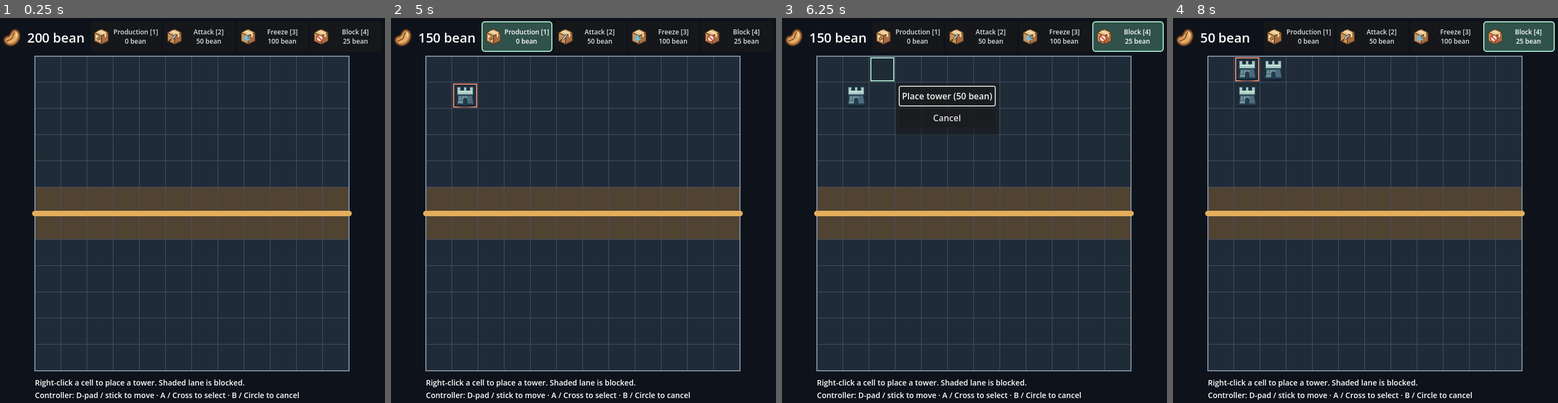
Above: before the commit, frames 1-4 (left to right).
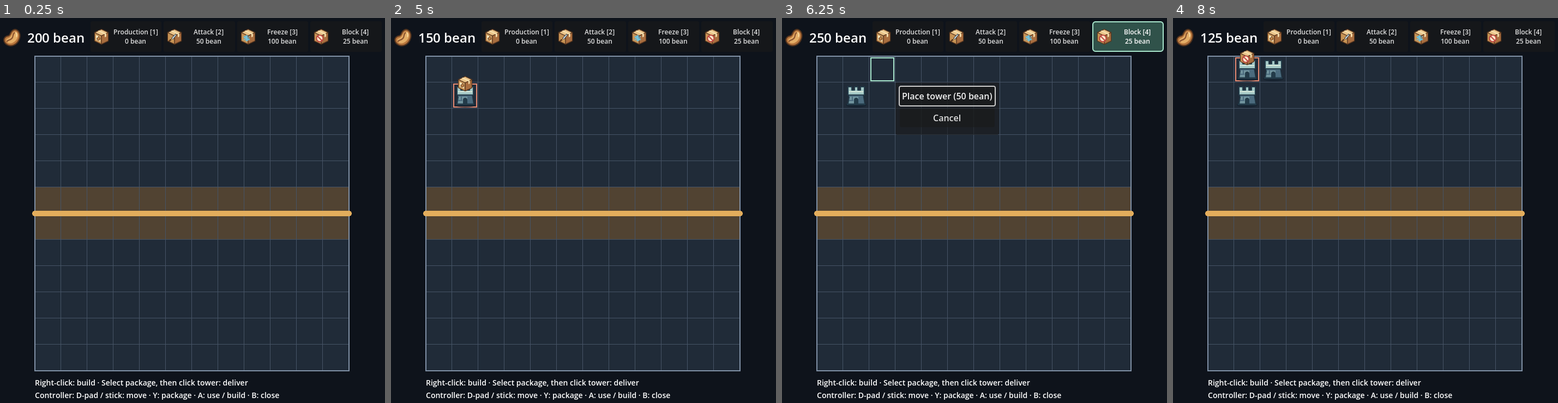
Above: after the commit, the same moments.

Repository: Charka123/GodotGame
Game: Godot game, scene res://scenes/main.tscn
Two runs of this game, one before a commit and one after it. Both use one fixed random seed, a clock stepped at 60 frames per second and the inputs below.
Inputs (mouse positions are in pixels of both pictures, inside the frame that each line leads up to):
- Up to frame 1 (0.25 s): no input
- Up to frame 2 (5 s): click "Production [1] 0 bean" at 0.5 s; click "Attack [2] 50 bean" at 1.25 s; click "Freeze [3] 100 bean" at 2 s; click "Block [4] 25 bean" at 2.75 s; tap A at 3.5, 4.25 s; move the mouse to (668, 195) at 3.52 s; hold Right (ui_right) 3.53-4.28 s; hold Enter (ui_accept) 3.53-4.28 s; click (668, 195) at 3.67 s; move the mouse to (502, 233) at 4.27 s; hold Down (ui_down) from 4.28 s (still down); tap 1 at 4.35 s; click (502, 233) at 4.42 s; tap Enter (ui_accept) at 4.52, 4.55, 4.82 s
- Up to frame 3 (6.25 s): tap A at 5, 5.75 s; move the mouse to (1013, 125) at 5.02 s; release Down (ui_down) at 5.03 s; hold Right (ui_right) 5.03-5.78 s; hold Enter (ui_accept) 5.03-5.78 s; tap 4 at 5.1 s; click (1013, 125) at 5.17 s; move the mouse to (955, 291) at 5.77 s; hold Up (ui_up) from 5.78 s (still down); tap Enter (ui_accept) at 5.85, 6.02 s; click (955, 291) at 5.92 s
- Up to frame 4 (8 s): tap Enter (ui_accept) at 6.32, 7.52, 7.55, 7.82 s; tap A at 6.5, 7.25 s; move the mouse to (1481, 272) at 6.52 s; release Up (ui_up) at 6.53 s; hold Enter (ui_accept) 6.53-7.28 s; hold Left (ui_left) from 6.53 s (still down); tap 1 at 6.6 s; click (1481, 272) at 6.67 s; move the mouse to (1246, 152) at 7.27 s; tap 4 at 7.35 s; click (1246, 152) at 7.42 s

The runs differ from the first frame. In frame 1, 0.8% of the frame differs, in the area x 18-78%, y 93-100%; in frame 2, 2.3%; in frame 3, 0.8%; in frame 4, 2.5%, in the area x 7-100%, y 0-100%.

Commit message:
Implemented package passing for production.

Diff:
--- a/scenes/main.tscn
+++ b/scenes/main.tscn
@@ -1,10 +1,14 @@
-[gd_scene load_steps=4 format=3]
+[gd_scene load_steps=5 format=3]
 
 [ext_resource type="PackedScene" path="res://scenes/grid_board.tscn" id="1_board"]
 [ext_resource type="PackedScene" path="res://scenes/bean_counter.tscn" id="2_counter"]
 [ext_resource type="PackedScene" path="res://scenes/package_selector.tscn" id="3_packages"]
+[ext_resource type="Script" path="res://scripts/package_delivery.gd" id="4_delivery"]
 
 [node name="Main" type="Node2D"]
+
+[node name="PackageDelivery" type="Node" parent="."]
+script = ExtResource("4_delivery")
 
 [node name="GridBoard" parent="." instance=ExtResource("1_board")]
 position = Vector2(72, 72)
@@ -24,5 +28,5 @@
 offset_bottom = 706.0
 mouse_filter = 2
 theme_override_font_sizes/font_size = 14
-text = "Right-click a cell to place a tower. Shaded lane is blocked.
-Controller: D-pad / stick to move · A / Cross to select · B / Circle to cancel"
+text = "Right-click: build · Select package, then click tower: deliver
+Controller: D-pad / stick: move · Y: package · A: use / build · B: close"
--- a/scenes/package_selector.tscn
+++ b/scenes/package_selector.tscn
@@ -33,7 +33,7 @@
 custom_minimum_size = Vector2(130, 56)
 layout_mode = 2
 size_flags_horizontal = 3
-tooltip_text = "Production: 0 bean. Select with 1; controller Y / Triangle cycles packages. Selection only."
+tooltip_text = "Production: 0 bean. Select, then click a tower (controller A) to deliver. Produces 100 bean when it stops."
 theme_override_font_sizes/font_size = 12
 theme_override_constants/icon_max_width = 32
 theme_override_styles/pressed = SubResource("Style_selected")
@@ -46,7 +46,7 @@
 custom_minimum_size = Vector2(130, 56)
 layout_mode = 2
 size_flags_horizontal = 3
-tooltip_text = "Attack: 50 bean. Select with 2; controller Y / Triangle cycles packages. Selection only."
+tooltip_text = "Attack: 50 bean. Select with 2; controller Y / Triangle cycles packages. Effect not implemented yet."
 theme_override_font_sizes/font_size = 12
 theme_override_constants/icon_max_width = 32
 theme_override_styles/pressed = SubResource("Style_selected")
@@ -59,7 +59,7 @@
 custom_minimum_size = Vector2(130, 56)
 layout_mode = 2
 size_flags_horizontal = 3
-tooltip_text = "Freeze: 100 bean. Select with 3; controller Y / Triangle cycles packages. Selection only."
+tooltip_text = "Freeze: 100 bean. Select with 3; controller Y / Triangle cycles packages. Effect not implemented yet."
 theme_override_font_sizes/font_size = 12
 theme_override_constants/icon_max_width = 32
 theme_override_styles/pressed = SubResource("Style_selected")
@@ -72,7 +72,7 @@
 custom_minimum_size = Vector2(130, 56)
 layout_mode = 2
 size_flags_horizontal = 3
-tooltip_text = "Block: 25 bean. Select with 4; controller Y / Triangle cycles packages. Selection only."
+tooltip_text = "Block: 25 bean. Travels right and marks its stopping tower to stop future packages."
 theme_override_font_sizes/font_size = 12
 theme_override_constants/icon_max_width = 32
 theme_override_styles/pressed = SubResource("Style_selected")
--- a/scenes/tower.tscn
+++ b/scenes/tower.tscn
@@ -1,8 +1,17 @@
-[gd_scene load_steps=2 format=3]
+[gd_scene load_steps=4 format=3]
 
 [ext_resource type="Texture2D" path="res://assets/tower.svg" id="1_texture"]
+[ext_resource type="Script" path="res://scripts/tower.gd" id="2_script"]
+[ext_resource type="Texture2D" path="res://assets/block_package.svg" id="3_block"]
 
 [node name="Tower" type="Node2D"]
+script = ExtResource("2_script")
 
 [node name="Sprite2D" type="Sprite2D" parent="."]
 texture = ExtResource("1_texture")
+
+[node name="BlockMarker" type="Sprite2D" parent="."]
+visible = false
+position = Vector2(14, -14)
+scale = Vector2(0.5, 0.5)
+texture = ExtResource("3_block")
--- /dev/null
+++ b/scripts/package_delivery.gd
@@ -0,0 +1,59 @@
+extends Node
+## All supported packages travel first and resolve once, at their stopping tower.
+
+signal package_resolved(package: StringName, cell: Vector2i)
+
+const PACKAGES := {
+	&"production": {"cost": 0, "icon": preload("res://assets/production_package.svg")},
+	&"block": {"cost": 25, "icon": preload("res://assets/block_package.svg")},
+}
+const PASS_SECONDS := 0.25
+
+var delivering := false
+
+@onready var board = $"../GridBoard/TowerPlacement"
+@onready var selector = $"../HUD/PackageSelector"
+
+
+func _ready() -> void:
+	board.tower_selected.connect(_on_tower_selected)
+
+
+func _on_tower_selected(cell: Vector2i) -> void:
+	deliver_package(selector.selected_package, cell)
+
+
+func deliver_package(package: StringName, cell: Vector2i) -> void:
+	if delivering or not PACKAGES.has(package) or not board.occupied_cells.has(cell):
+		return
+	if not Economy.spend_beans(PACKAGES[package].cost):
+		return
+	delivering = true
+	selector.clear_selection()
+	var parcel := Sprite2D.new()
+	parcel.texture = PACKAGES[package].icon
+	parcel.scale = Vector2(0.65, 0.65)
+	parcel.z_index = 5
+	board.add_child(parcel)
+	parcel.position = board.occupied_cells[cell].position + Vector2(0, -22)
+	# Leave a moment to see the package even when the starting tower is the endpoint.
+	await get_tree().create_timer(PASS_SECONDS).timeout
+	while not board.occupied_cells[cell].blocks_packages:
+		var next_cell := cell + Vector2i.RIGHT
+		if not board.occupied_cells.has(next_cell):
+			break
+		var destination: Vector2 = board.occupied_cells[next_cell].position + Vector2(0, -22)
+		var tween := create_tween()
+		tween.tween_property(parcel, "position", destination, PASS_SECONDS)
+		await tween.finished
+		cell = next_cell
+	var tower = board.occupied_cells[cell]
+	match package:
+		&"production":
+			Economy.add_beans(100)
+			tower.show_production()
+		&"block":
+			tower.apply_block()
+	parcel.queue_free()
+	delivering = false
+	package_resolved.emit(package, cell)
--- a/scripts/package_selector.gd
+++ b/scripts/package_selector.gd
@@ -1,7 +1,13 @@
 extends HBoxContainer
-## Selection only. Package application and effects will be added later.
+## Choose one package for delivery to a tower.
 
 var selected_package: StringName = &""
+
+
+func clear_selection() -> void:
+	selected_package = &""
+	for button in package_buttons:
+		button.set_pressed_no_signal(false)
 
 @onready var package_buttons: Array[Button] = [$Production, $Attack, $Freeze, $Block]
 
--- /dev/null
+++ b/scripts/tower.gd
@@ -0,0 +1,21 @@
+extends Node2D
+
+var blocks_packages := false
+
+
+func apply_block() -> void:
+	blocks_packages = true
+	$BlockMarker.show()
+
+
+func show_production() -> void:
+	var label := Label.new()
+	label.text = "+100 bean"
+	label.position = Vector2(-36, -38)
+	label.add_theme_font_size_override("font_size", 14)
+	label.modulate = Color("a8e6cd")
+	add_child(label)
+	var tween := create_tween().set_parallel(true)
+	tween.tween_property(label, "position:y", -62.0, 0.9)
+	tween.tween_property(label, "modulate:a", 0.0, 0.9)
+	tween.chain().tween_callback(label.queue_free)
--- a/scripts/tower_placement.gd
+++ b/scripts/tower_placement.gd
@@ -1,5 +1,7 @@
 extends Node2D
-## Mouse and controller placement only; placed towers have no behavior.
+## Board navigation, tower placement, and targeting existing towers.
+
+signal tower_selected(cell: Vector2i)
 
 const BoardLayout = preload("res://scripts/grid_board.gd")
 const TOWER_SCENE = preload("res://scenes/tower.tscn")
@@ -89,6 +91,12 @@
 		if direction_value == 0:
 			return
 	if event is InputEventMouseButton:
+		if event.button_index == MOUSE_BUTTON_LEFT and event.pressed:
+			var local_position: Vector2 = get_global_transform_with_canvas().affine_inverse() * event.position
+			var cell := Vector2i((local_position / BoardLayout.CELL_SIZE).floor())
+			if occupied_cells.has(cell):
+				tower_selected.emit(cell)
+				get_viewport().set_input_as_handled()
 		if event.button_index == MOUSE_BUTTON_RIGHT and event.pressed:
 			var local_position: Vector2 = get_global_transform_with_canvas().affine_inverse() * event.position
 			var cell := Vector2i((local_position / BoardLayout.CELL_SIZE).floor())
@@ -111,7 +119,10 @@
 		direction = Vector2i.DOWN
 	elif event.is_action_pressed("ui_accept"):
 		cursor_visible = true
-		_open_menu(selected_cell)
+		if occupied_cells.has(selected_cell):
+			tower_selected.emit(selected_cell)
+		else:
+			_open_menu(selected_cell)
 		queue_redraw()
 		get_viewport().set_input_as_handled()
 		return
--- /dev/null
+++ b/tests/package_delivery_test.gd
@@ -0,0 +1,64 @@
+extends SceneTree
+## Run with Godot --headless --path . --script res://tests/package_delivery_test.gd
+
+var endpoints: Array[Vector2i] = []
+
+
+func _initialize() -> void:
+	call_deferred("_run")
+
+
+func _run() -> void:
+	var main = load("res://scenes/main.tscn").instantiate()
+	root.add_child(main)
+	await process_frame
+	var board = main.get_node("GridBoard/TowerPlacement")
+	var delivery = main.get_node("PackageDelivery")
+	var selector = main.get_node("HUD/PackageSelector")
+	var economy = root.get_node("Economy")
+	delivery.package_resolved.connect(func(_package, cell): endpoints.append(cell))
+	# A gap after column 2 must stop passing, even with a tower at column 4.
+	for column in [0, 1, 2, 4]:
+		board.menu_cell = Vector2i(column, 0)
+		board._place_tower()
+	assert(economy.beans == 0)
+	selector.get_node("Production").button_pressed = true
+	board.selected_cell = Vector2i.ZERO
+	var accept := InputEventJoypadButton.new()
+	accept.button_index = JOY_BUTTON_A
+	accept.pressed = true
+	board._unhandled_input(accept)
+	assert(delivery.delivering)
+	assert(selector.selected_package == &"")
+	await create_timer(0.4).timeout
+	assert(economy.beans == 0, "No payout while passing")
+	delivery.deliver_package(&"production", Vector2i.ZERO)
+	await delivery.package_resolved
+	assert(economy.beans == 100, "Exactly one payout; duplicate requests during transit ignored")
+	assert(endpoints.back() == Vector2i(2, 0))
+	await delivery.deliver_package(&"block", Vector2i.ZERO)
+	assert(economy.beans == 75)
+	assert(board.occupied_cells[Vector2i(2, 0)].blocks_packages)
+	assert(not board.occupied_cells[Vector2i.ZERO].blocks_packages)
+	# Extend the chain beyond the blocker: production must still stop on it.
+	board.menu_cell = Vector2i(3, 0)
+	board._place_tower()
+	await delivery.deliver_package(&"production", Vector2i.ZERO)
+	assert(economy.beans == 125)
+	assert(endpoints.back() == Vector2i(2, 0))
+	await delivery.deliver_package(&"production", Vector2i(2, 0))
+	assert(endpoints.back() == Vector2i(2, 0), "Starting on a blocker resolves there")
+	await delivery.deliver_package(&"production", Vector2i(4, 0))
+	assert(endpoints.back() == Vector2i(4, 0), "A lone endpoint resolves locally")
+	var balance: int = economy.beans
+	delivery.deliver_package(&"production", Vector2i(5, 0))
+	delivery.deliver_package(&"attack", Vector2i.ZERO)
+	delivery.deliver_package(&"freeze", Vector2i.ZERO)
+	assert(not delivery.delivering)
+	assert(economy.beans == balance)
+	economy.beans = 24
+	delivery.deliver_package(&"block", Vector2i.ZERO)
+	assert(not delivery.delivering)
+	assert(economy.beans == 24)
+	print("PASS: controller delivery, delayed single payout, gaps, Block transit/cost/stopping, invalid targets, unsupported packages, insufficient funds")
+	quit()
Not shown, added: scripts/package_delivery.gd.uid
Not shown, added: scripts/tower.gd.uid
Not shown, added: tests/package_delivery_test.gd.uid
